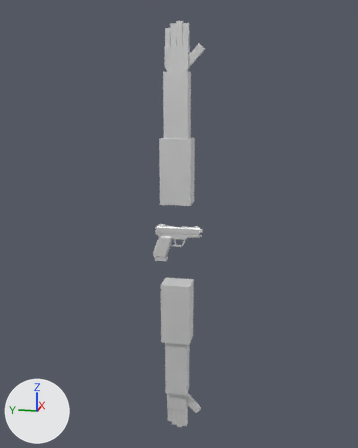
The COLLADA model FirstPersonShooter/Assets/myarms/myarms.dae: old version first, new version second.
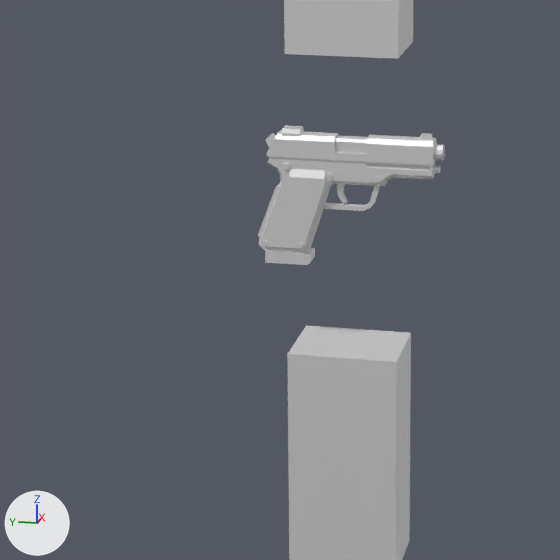
The first picture shows the older version from a 50 mm camera at (-2.3, -0.468, 0.673) aimed at (0.024, -0.003, 0.093). The close-ups show both versions on the part from 23% to 65% of the width and 42% to 76% of the height of that picture; other places that the commit changed are outside them. The axes (+X, +Y, +Z) are drawn at lower left. The lights are the same throughout. Where no turn or scale is listed for an object, it has been applied to the vertices.

Objects in the first close-up: 'arms', 'gun'.
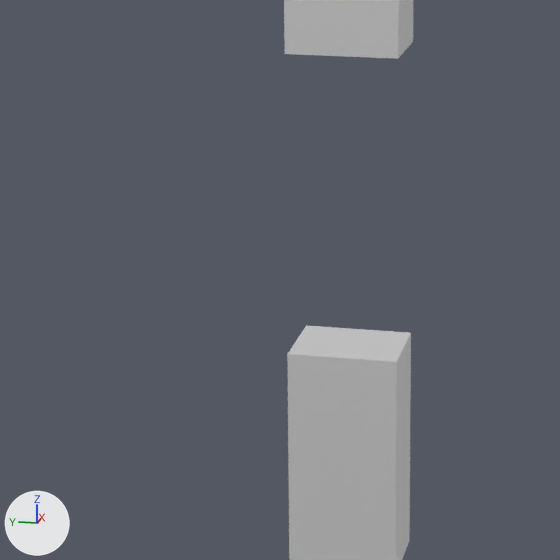
The newer file is also turned or shifted as a whole; pictures and numbers use the older file's frame.

Changed parts and their boxes [x1, y1, x2, y2] in the close-ups (560 x 560 px):
'gun', deleted
    before: [258, 125, 445, 265]

Edits to the bpy script that builds the scene:
```text
Remove ob_gun:
    ob_gun = bpy.data.objects.new('gun', me_cube_004)
    ob_gun.location = (0.0, 0.0, 0.0)
```
